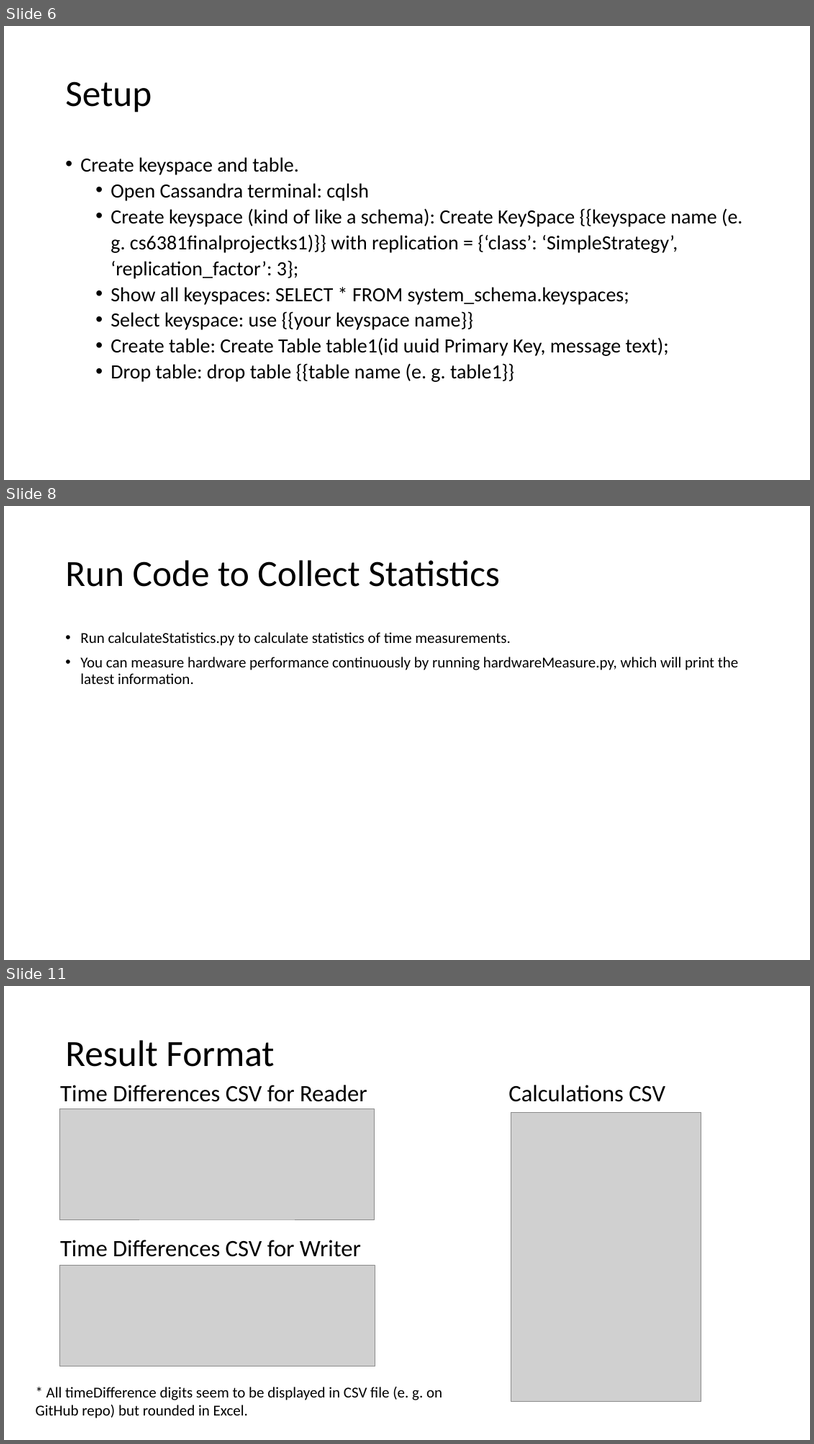
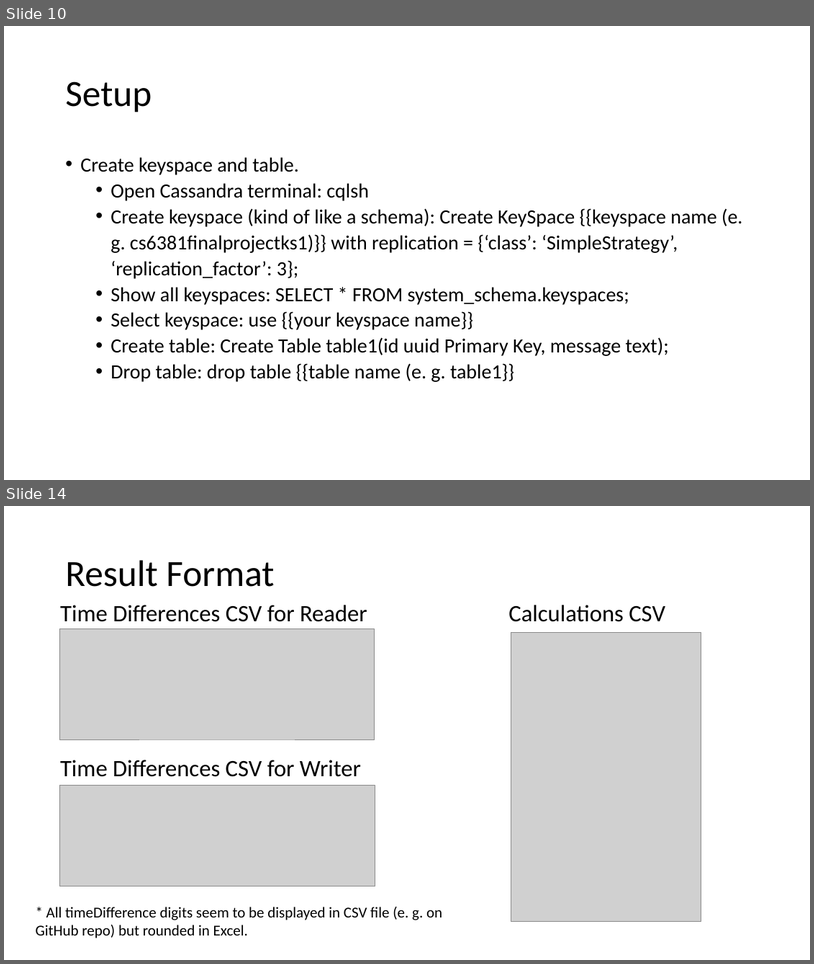
Before and after one commit to CS-6381/FinalProject, a slide deck: Datastores & Distributed File Systems/Apache Cassandra/JamesVu_CraigTopham_ThomasBoudreau/Documentation/CS 6381 Final Project_ApacheCassandra.pptx. Shown one above the other, each under a label of ours: slides 6, 8 and 11 before the commit, slides 10 and 14 after it; the slides between them are not shown. The pictures are 814x1444 and 814x964 pixels, drawn with LibreOffice and Linux fonts; fonts in the diff are those of the drawing; grey boxes stand for pictures. Boxes give left, top, right and bottom in pixels: in the first picture for what was removed or moved away, otherwise in the second. Text is boxed around its words. In the diff, an @@ line names an element or a change of style, - is before the commit and + after.

```diff
--- a/Datastores & Distributed File Systems/Apache Cassandra/JamesVu_CraigTopham_ThomasBoudreau/Documentation/CS 6381 Final Project_ApacheCassandra.pptx
+++ b/Datastores & Distributed File Systems/Apache Cassandra/JamesVu_CraigTopham_ThomasBoudreau/Documentation/CS 6381 Final Project_ApacheCassandra.pptx
@@ slide 8 removed at bbox=[4, 506, 810, 960], background #FFFFFF @@
@@ title removed at bbox=[65, 560, 500, 587] @@
-Run Code to Collect Statistics
@@ text removed at bbox=[80, 632, 738, 684] @@
-• Run calculateStatistics.py to calculate statistics of time measurements.
-• You can measure hardware performance continuously by running hardwareMeasure.py, which will print the latest information.
@@ what was slide 6 is now slide 10 @@
@@ what was slide 11 is now slide 14 @@
```
Also in this commit, not shown: 4 slides changed, 4 slides added, 1 other file.
